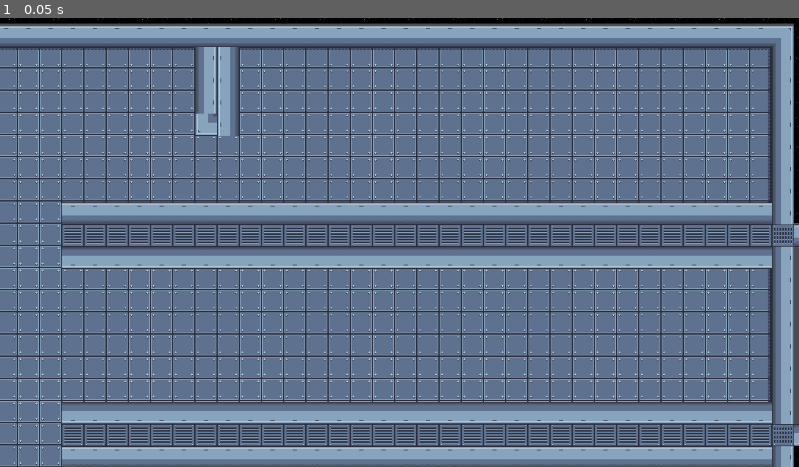
Above: before the commit, frame 1.
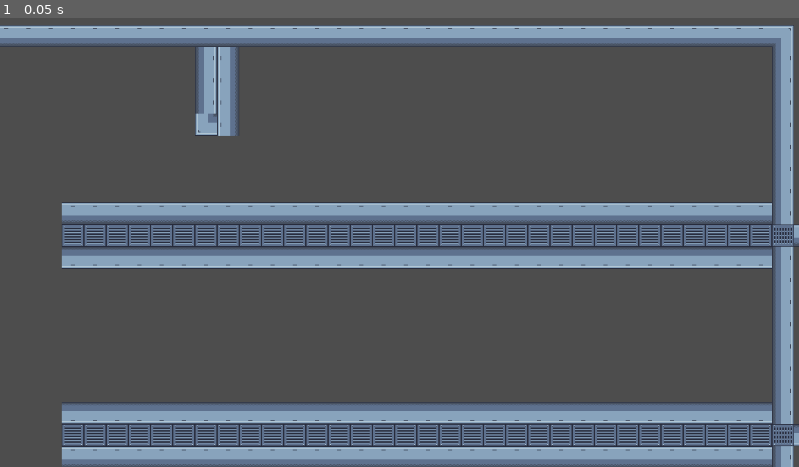
Above: after the commit, the same moment.

Repository: MissionToPsyche-Platinum/platinum_24q_web_game-csu
Game: Godot game, scene res://templvl.tscn
Same seed, same stepped clock (60 frames per second), same inputs: the game is played once before the commit and once after it. This scene is started directly instead of the project's main scene.
Inputs:
- Up to frame 1 (0.05 s): no input

The runs differ from the first frame. In frame 1, 63% of the frame differs, in the area x 0-100%, y 0-100%.

Commit message:
Added collision

Diff:
--- a/24q-web-game/templvl.tscn
+++ b/24q-web-game/templvl.tscn
@@ -599,9 +599,37 @@
 tile_size = Vector2i(32, 32)
 sources/1 = SubResource("TileSetAtlasSource_iy3js")
 
+[sub_resource type="RectangleShape2D" id="RectangleShape2D_hucw8"]
+size = Vector2(2268, 27)
+
+[sub_resource type="RectangleShape2D" id="RectangleShape2D_8t5en"]
+size = Vector2(30, 892)
+
+[sub_resource type="RectangleShape2D" id="RectangleShape2D_ldww2"]
+size = Vector2(1026, 95)
+
+[sub_resource type="RectangleShape2D" id="RectangleShape2D_yyd5p"]
+size = Vector2(30.5, 893.5)
+
+[sub_resource type="RectangleShape2D" id="RectangleShape2D_53gqp"]
+size = Vector2(2234, 32)
+
+[sub_resource type="RectangleShape2D" id="RectangleShape2D_a32n1"]
+size = Vector2(1026, 96)
+
+[sub_resource type="RectangleShape2D" id="RectangleShape2D_yrr2p"]
+size = Vector2(1026, 95)
+
+[sub_resource type="RectangleShape2D" id="RectangleShape2D_rnebj"]
+size = Vector2(1026, 94)
+
+[sub_resource type="RectangleShape2D" id="RectangleShape2D_4nquw"]
+size = Vector2(63, 132)
+
 [node name="Interior" type="Node2D"]
 
 [node name="Back" type="TileMapLayer" parent="."]
+visible = false
 tile_map_data = PackedByteArray("AAABAAEAAAAAAAAAAAACAAEAAAABAAAAAAADAAEAAAABAAAAAAAEAAEAAAABAAAAAAAFAAEAAAABAAAAAAAGAA …(37392 unchanged characters)…
 tile_set = SubResource("TileSet_lpqwp")
 
@@ -610,5 +638,43 @@
 tile_map_data = PackedByteArray("AAAAAAAAAQADAAAAAAABAAAAAQAEAAAAAAACAAAAAQAEAAAAAAADAAAAAQAEAAAAAAAEAAAAAQAEAAAAAAAFAA …(11088 unchanged characters)…
 tile_set = SubResource("TileSet_tlcko")
 
+[node name="Area2D" type="Area2D" parent="Walls"]
+
+[node name="CollisionShape2D" type="CollisionShape2D" parent="Walls/Area2D"]
+position = Vector2(1134, 15.5)
+shape = SubResource("RectangleShape2D_hucw8")
+
+[node name="CollisionShape2D2" type="CollisionShape2D" parent="Walls/Area2D"]
+position = Vector2(15, 447)
+shape = SubResource("RectangleShape2D_8t5en")
+
+[node name="CollisionShape2D3" type="CollisionShape2D" parent="Walls/Area2D"]
+position = Vector2(543, 303.5)
+shape = SubResource("RectangleShape2D_ldww2")
+
+[node name="CollisionShape2D4" type="CollisionShape2D" parent="Walls/Area2D"]
+position = Vector2(2256.25, 448.25)
+shape = SubResource("RectangleShape2D_yyd5p")
+
+[node name="CollisionShape2D5" type="CollisionShape2D" parent="Walls/Area2D"]
+position = Vector2(1125, 880)
+shape = SubResource("RectangleShape2D_53gqp")
+
+[node name="CollisionShape2D6" type="CollisionShape2D" parent="Walls/Area2D"]
+position = Vector2(543, 592)
+shape = SubResource("RectangleShape2D_a32n1")
+
+[node name="CollisionShape2D7" type="CollisionShape2D" parent="Walls/Area2D"]
+position = Vector2(1728, 304.5)
+shape = SubResource("RectangleShape2D_yrr2p")
+
+[node name="CollisionShape2D8" type="CollisionShape2D" parent="Walls/Area2D"]
+position = Vector2(1729, 592)
+shape = SubResource("RectangleShape2D_rnebj")
+
+[node name="CollisionShape2D9" type="CollisionShape2D" parent="Walls/Area2D"]
+position = Vector2(1439.5, 94)
+shape = SubResource("RectangleShape2D_4nquw")
+
 [node name="Camera2D" type="Camera2D" parent="."]
 position = Vector2(1703, 316)
Not shown: 1 places in 24q-web-game/templvl.tscn that only renumber resources
